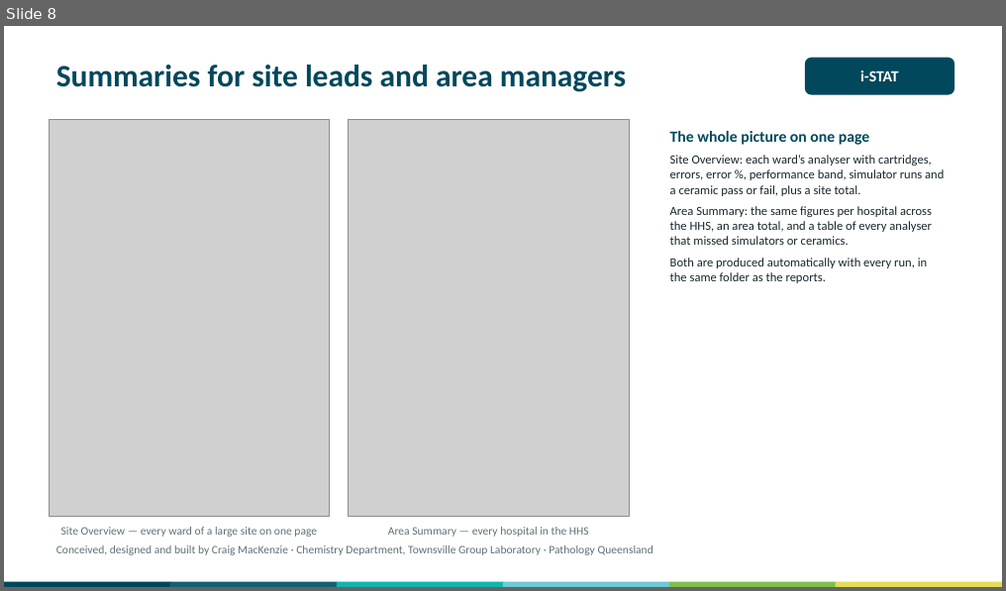
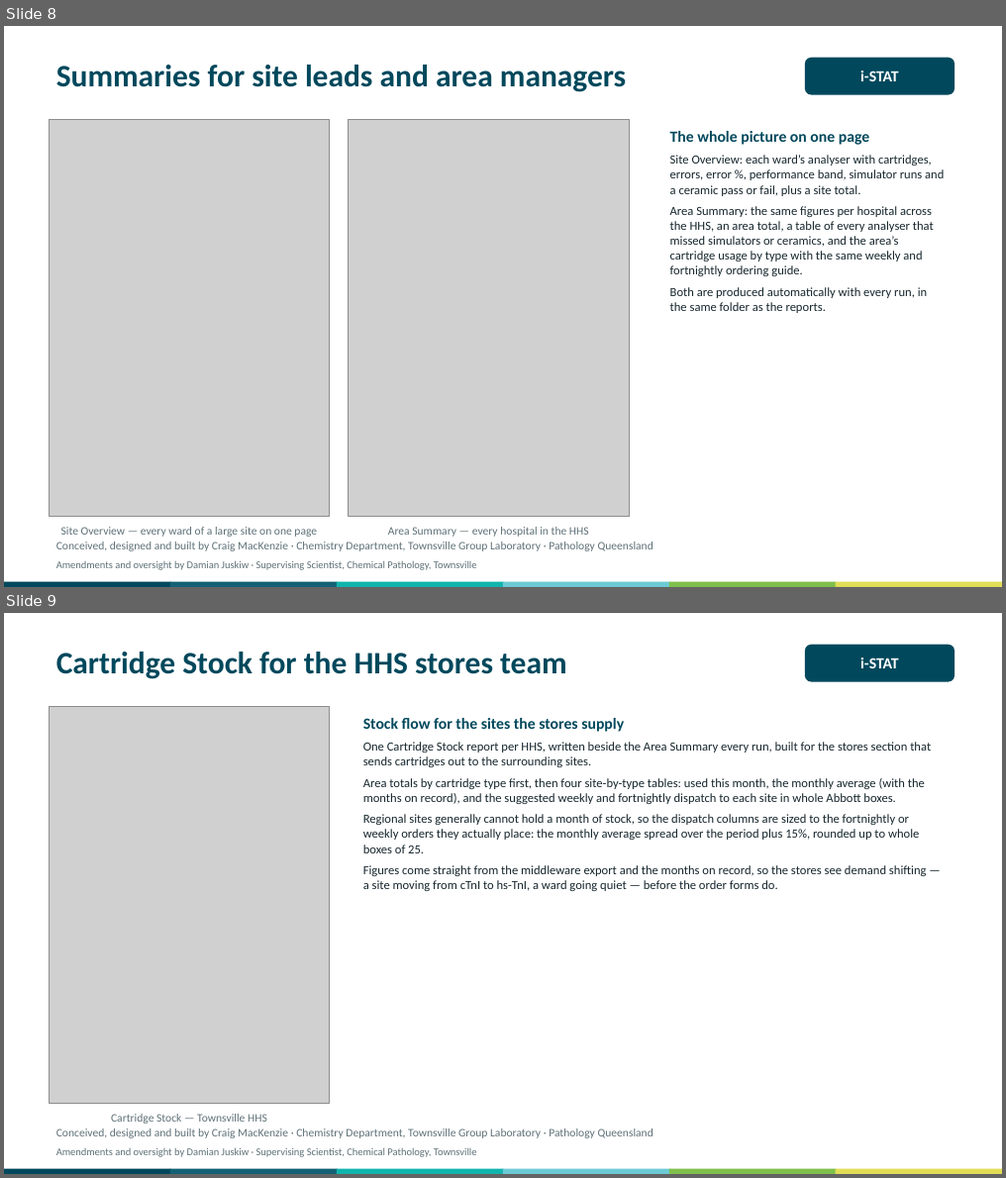
Before and after one commit to swornsealed/Report-app, a slide deck: PQ_Report_Generator_Overview_for_Managers_iSTAT.pptx. Shown one above the other, each under a label of ours: slide 8 before the commit, slides 8 and 9 after it. The pictures are 1006x591 and 1006x1178 pixels, drawn with LibreOffice and Linux fonts; fonts in the diff are those of the drawing; grey boxes stand for pictures. Boxes give left, top, right and bottom in pixels: in the first picture for what was removed or moved away, otherwise in the second. Text is boxed around its words. In the diff, an @@ line names an element or a change of style, - is before the commit and + after.

```diff
--- a/PQ_Report_Generator_Overview_for_Managers_iSTAT.pptx
+++ b/PQ_Report_Generator_Overview_for_Managers_iSTAT.pptx
@@ slide 9 added at (4, 613, 1002, 1174), background #FFFFFF @@
@@ text added at (56, 652, 566, 679), 30 pt, text #01485C, bold @@
+Cartridge Stock for the HHS stores team
@@ rounded rectangle added at (805, 645, 954, 682), fill #01485C, 15 pt, text #FFFFFF, bold @@
+i-STAT
@@ picture added at (49, 707, 330, 1103) @@
@@ text added at (363, 718, 931, 891), 12 pt, text #17272E @@
+Stock flow for the sites the stores supply
+One Cartridge Stock report per HHS, written beside the Area Summary every run, built for the stores section that sends cartridges out to the surrounding sites.
+Area totals by cartridge type first, then four site-by-type tables: used this month, the monthly average (with the months on record), and the suggested weekly and fortnightly dispatch to each site in whole Abbott boxes.
+Regional sites generally cannot hold a month of stock, so the dispatch columns are sized to the fortnightly or weekly orders they actually place: the monthly average spread over the period plus 15%, rounded up to whole boxes of 25.
+Figures come straight from the middleware export and the months on record, so the stores see demand shifting — a site moving from cTnI to hs-TnI, a ward going quiet — before the order forms do.
@@ text added at (111, 1114, 267, 1124), 11 pt, text #5F7178 @@
+Cartridge Stock — Townsville HHS
@@ text added at (56, 1129, 653, 1157), 11 pt, text #5F7178 @@
+Conceived, designed and built by Craig MacKenzie · Chemistry Department, Townsville Group Laboratory · Pathology Queensland
+Amendments and oversight by Damian Juskiw · Supervising Scientist, Chemical Pathology, Townsville
@@ rectangle added at (4, 1169, 171, 1174), fill #01485C @@
@@ rectangle added at (170, 1169, 338, 1174), fill #146175 @@
@@ rectangle added at (337, 1169, 503, 1174), fill #11B5AE @@
@@ rectangle added at (503, 1169, 670, 1174), fill #6CCAD4 @@
@@ rectangle added at (669, 1169, 837, 1174), fill #7FC04C @@
@@ rectangle added at (836, 1169, 1002, 1174), fill #E1DD57 @@
@@ slide 8 changed as well @@
@@ text at (670, 206, 934, 276): text changed @@
-Area Summary: the same figures per hospital across the HHS, an area total, and a table of every analyser that missed simulators or ceramics.
+Area Summary: the same figures per hospital across the HHS, an area total, a table of every analyser that missed simulators or ceramics, and the area’s cartridge usage by type with the same weekly and fortnightly ordering guide.
@@ text at (56, 561, 477, 570): paragraph added @@
+Amendments and oversight by Damian Juskiw · Supervising Scientist, Chemical Pathology, Townsville
```
Also in this commit, not shown: 10 other slides changed, 20 other files.
